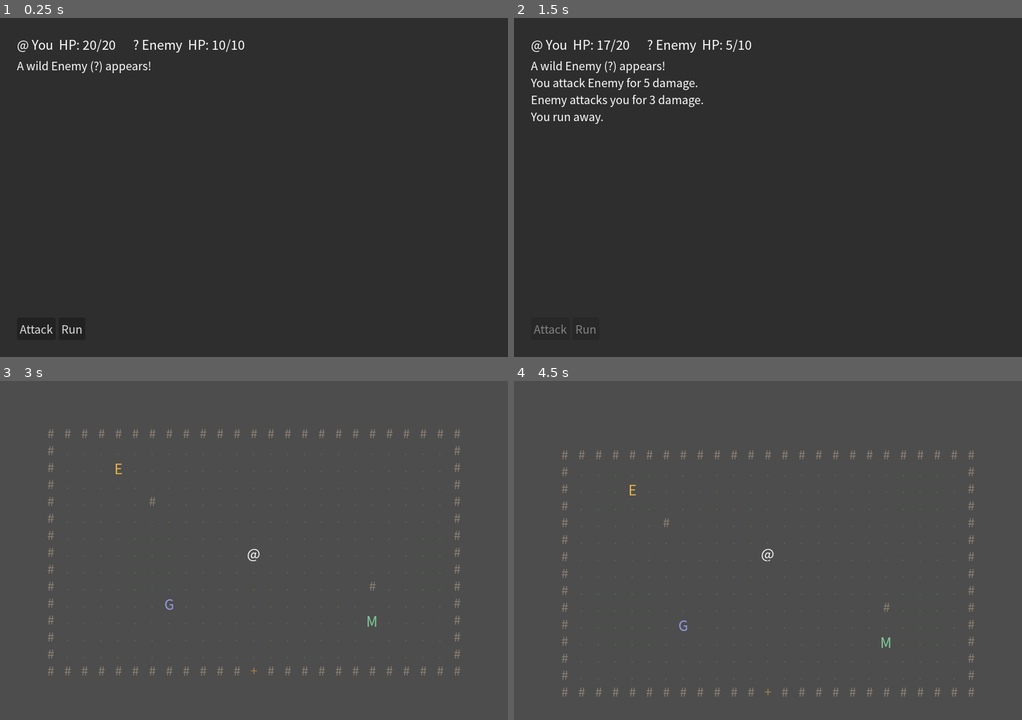
Above: before the commit, frames 1-4 (two rows, left to right).
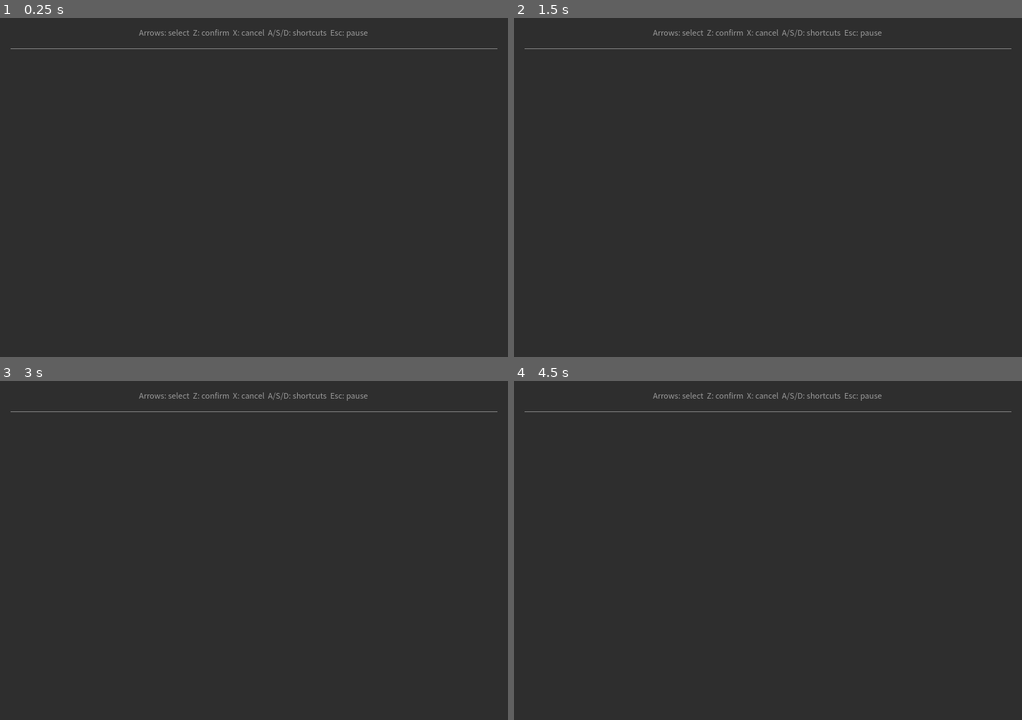
Above: after the commit, the same moments.

Repository: jchans/agent-blank
Game: Godot game, scene res://scenes/Battle.tscn
The game is run twice, just before and just after one commit, with the same random seed, the same clock (stepped at 60 frames per second) and the same inputs. This scene is started directly instead of the project's main scene.
Inputs (mouse positions are in pixels of both pictures, inside the frame that each line leads up to):
- Up to frame 1 (0.25 s): no input
- Up to frame 2 (1.5 s): click (549, 329) at 0.5 s, where only the run before the commit has a clickable "Attack"; click (585, 329) at 1.25 s, where only the run before the commit has a clickable "Run"
- Up to frame 3 (3 s): tap Enter (ui_accept) at 2, 2.27, 2.3, 2.57, 2.75, 2.85 s; hold D 2.03-2.78 s; tap X at 2.1 s; hold S from 2.78 s (still down)
- Up to frame 4 (4.5 s): tap Enter (ui_accept) at 3.02, 3.32, 3.5, 3.8, 4.25 s; tap X at 3.05, 3.6 s; release S at 3.53 s; hold D 3.53-4.28 s; hold Up from 4.28 s (still down); tap Z at 4.35 s

The runs differ from the first frame. In frame 1, 1.2% of the frame differs, in the area x 2-98%, y 3-94%; in frame 2, 2.0%; in frame 3, 100%, in the area x 0-100%, y 0-100%; in frame 4, 100%.
Error after the commit: Invalid assignment of property or key 'text' with value of type 'String' on a base object of type 'null instance'. (res://scripts/battle.gd:28)

Commit message:
Rebuild Battle.tscn UI: enemy/party rows, ActionMenu, CombatantView
ActionMenu.tscn/action_menu.gd: SNES-FF-style Attack/Skill/Defend/Run
menu with skill and target submenus, ported from KaomojiBattle's
scripts/ui/ActionMenu.gd. CombatantView.tscn/combatant_view.gd: one
combatant's kaomoji + name + HP/RP display plus lunge/hit-reaction/
victory-dance Tween animations, sized down for this project's fixed
720x480 window. Battle.tscn rebuilt around these instead of the old
single-status-line layout, reusing this project's existing dark Panel
theme and CJK font rather than the reference's own visual chrome.

Co-Authored-By: Claude Sonnet 5 <noreply@anthropic.com>
Claude-Session: https://claude.ai/code/session_01B8mavScj3YuN7uiXtDRfcj

Diff:
--- /dev/null
+++ b/scenes/ActionMenu.tscn
@@ -0,0 +1,37 @@
+[gd_scene load_steps=2 format=3]
+
+[ext_resource type="Script" path="res://scripts/action_menu.gd" id="1"]
+
+[node name="ActionMenu" type="VBoxContainer"]
+custom_minimum_size = Vector2(0, 78)
+layout_mode = 2
+size_flags_horizontal = 3
+theme_override_constants/separation = 4
+script = ExtResource("1")
+
+[node name="PromptLabel" type="RichTextLabel" parent="."]
+custom_minimum_size = Vector2(0, 22)
+layout_mode = 2
+bbcode_enabled = true
+fit_content = true
+scroll_active = false
+theme_override_font_sizes/normal_font_size = 14
+theme_override_font_sizes/bold_font_size = 14
+text = "Choose an action"
+
+[node name="MainBox" type="HBoxContainer" parent="."]
+layout_mode = 2
+alignment = 1
+theme_override_constants/separation = 8
+
+[node name="SkillBox" type="HBoxContainer" parent="."]
+layout_mode = 2
+alignment = 1
+theme_override_constants/separation = 8
+visible = false
+
+[node name="TargetBox" type="HBoxContainer" parent="."]
+layout_mode = 2
+alignment = 1
+theme_override_constants/separation = 8
+visible = false
--- a/scenes/Battle.tscn
+++ b/scenes/Battle.tscn
@@ -1,6 +1,8 @@
-[gd_scene load_steps=2 format=3]
+[gd_scene load_steps=4 format=3]
 
 [ext_resource type="Script" path="res://scripts/battle.gd" id="1"]
+[ext_resource type="PackedScene" path="res://scenes/ActionMenu.tscn" id="2"]
+[ext_resource type="PackedScene" path="res://scenes/CombatantView.tscn" id="3"]
 
 [node name="Battle" type="Node2D"]
 script = ExtResource("1")
@@ -15,36 +17,49 @@
 layout_mode = 1
 anchor_right = 1.0
 anchor_bottom = 1.0
-theme_override_constants/margin_left = 24
-theme_override_constants/margin_top = 24
-theme_override_constants/margin_right = 24
-theme_override_constants/margin_bottom = 24
+theme_override_constants/margin_left = 16
+theme_override_constants/margin_top = 12
+theme_override_constants/margin_right = 16
+theme_override_constants/margin_bottom = 12
 
 [node name="VBoxContainer" type="VBoxContainer" parent="UI/Panel/MarginContainer"]
 layout_mode = 2
+theme_override_constants/separation = 6
 
-[node name="StatusLabel" type="Label" parent="UI/Panel/MarginContainer/VBoxContainer"]
+[node name="HintLabel" type="Label" parent="UI/Panel/MarginContainer/VBoxContainer"]
 layout_mode = 2
-theme_override_font_sizes/font_size = 18
-text = "Status"
+horizontal_alignment = 1
+theme_override_font_sizes/font_size = 11
+theme_override_colors/font_color = Color(0.6, 0.6, 0.6, 1)
+text = "Arrows: select  Z: confirm  X: cancel  A/S/D: shortcuts  Esc: pause"
 
-[node name="LogLabel" type="RichTextLabel" parent="UI/Panel/MarginContainer/VBoxContainer"]
+[node name="EnemyRow" type="HBoxContainer" parent="UI/Panel/MarginContainer/VBoxContainer"]
 layout_mode = 2
-custom_minimum_size = Vector2(0, 260)
-size_flags_vertical = 3
-bbcode_enabled = false
-scroll_following = true
+alignment = 1
+theme_override_constants/separation = 16
 
-[node name="ActionsContainer" type="HBoxContainer" parent="UI/Panel/MarginContainer/VBoxContainer"]
+[node name="HSeparator1" type="HSeparator" parent="UI/Panel/MarginContainer/VBoxContainer"]
 layout_mode = 2
 
-[node name="AttackButton" type="Button" parent="UI/Panel/MarginContainer/VBoxContainer/ActionsContainer"]
+[node name="PartyRow" type="HBoxContainer" parent="UI/Panel/MarginContainer/VBoxContainer"]
 layout_mode = 2
-text = "Attack"
+alignment = 1
+theme_override_constants/separation = 12
 
-[node name="RunButton" type="Button" parent="UI/Panel/MarginContainer/VBoxContainer/ActionsContainer"]
+[node name="LogScroll" type="ScrollContainer" parent="UI/Panel/MarginContainer/VBoxContainer"]
+custom_minimum_size = Vector2(0, 128)
 layout_mode = 2
-text = "Run"
+size_flags_vertical = 3
+horizontal_scroll_mode = 0
 
-[connection signal="pressed" from="UI/Panel/MarginContainer/VBoxContainer/ActionsContainer/AttackButton" to="." method="_on_attack_button_pressed"]
-[connection signal="pressed" from="UI/Panel/MarginContainer/VBoxContainer/ActionsContainer/RunButton" to="." method="_on_run_button_pressed"]
+[node name="LogLabel" type="RichTextLabel" parent="UI/Panel/MarginContainer/VBoxContainer/LogScroll"]
+layout_mode = 2
+size_flags_horizontal = 3
+bbcode_enabled = true
+fit_content = true
+scroll_active = false
+autowrap_mode = 3
+theme_override_font_sizes/normal_font_size = 13
+
+[node name="ActionMenu" parent="UI/Panel/MarginContainer/VBoxContainer" instance=ExtResource("2")]
+layout_mode = 2
--- /dev/null
+++ b/scenes/CombatantView.tscn
@@ -0,0 +1,39 @@
+[gd_scene load_steps=2 format=3]
+
+[ext_resource type="Script" path="res://scripts/combatant_view.gd" id="1"]
+
+[node name="CombatantView" type="Control"]
+custom_minimum_size = Vector2(92, 66)
+layout_mode = 2
+size_flags_horizontal = 4
+size_flags_vertical = 4
+script = ExtResource("1")
+
+[node name="VBox" type="VBoxContainer" parent="."]
+layout_mode = 2
+alignment = 1
+theme_override_constants/separation = 0
+
+[node name="KaomojiLabel" type="Label" parent="VBox"]
+layout_mode = 2
+horizontal_alignment = 1
+theme_override_font_sizes/font_size = 18
+text = "(・ω・)"
+
+[node name="NameLabel" type="Label" parent="VBox"]
+layout_mode = 2
+horizontal_alignment = 1
+theme_override_font_sizes/font_size = 12
+text = "???【武】"
+
+[node name="HPLabel" type="Label" parent="VBox"]
+layout_mode = 2
+horizontal_alignment = 1
+theme_override_font_sizes/font_size = 12
+text = "HP 0/0"
+
+[node name="RPLabel" type="Label" parent="VBox"]
+layout_mode = 2
+horizontal_alignment = 1
+theme_override_font_sizes/font_size = 12
+text = "RP 0/0"
--- /dev/null
+++ b/scripts/action_menu.gd
@@ -0,0 +1,126 @@
+extends Control
+class_name ActionMenu
+
+## SNES-FF-style command menu: main (Attack/Skill/Defend/Run) -> skill
+## submenu -> target submenu. Async: pick_action() awaits the player.
+## Ported from the KaomojiBattle prototype's scripts/ui/ActionMenu.gd.
+##
+## Keyboard scheme: this project's Controls autoload already adds Z to
+## the built-in ui_accept action, so a focused Button's `pressed` fires on
+## Z for free (same as every other Button-based screen in this project —
+## dialogue choices, pause menu) with no manual handling needed here.
+## X (cancel/back) and the A/S/D main-menu shortcuts have no built-in
+## Button behavior, so those are still handled manually below, same as
+## the reference. Run has no shortcut on purpose, so fleeing always takes
+## a deliberate press.
+
+signal choice_made(data: Dictionary)
+
+@onready var prompt_label: RichTextLabel = $PromptLabel
+@onready var main_box: HBoxContainer = $MainBox
+@onready var skill_box: HBoxContainer = $SkillBox
+@onready var target_box: HBoxContainer = $TargetBox
+
+var _actor: CombatantStats
+var _enemies: Array[CombatantStats] = []
+var _allies: Array[CombatantStats] = []
+var _back: Callable = Callable()
+
+func _ready() -> void:
+	visible = false
+
+func _unhandled_input(event: InputEvent) -> void:
+	if not visible or not (event is InputEventKey) or not event.pressed or event.echo:
+		return
+	match event.keycode:
+		KEY_X:
+			if _back.is_valid():
+				_back.call()
+		KEY_A:
+			if main_box.visible:
+				_show_target(_enemies, func(t): choice_made.emit({"type": "attack", "target": t}), _show_main.bind(_enemies, _allies))
+		KEY_S:
+			if main_box.visible and not _actor.skills.is_empty():
+				_show_skills(_enemies, _allies)
+		KEY_D:
+			if main_box.visible:
+				choice_made.emit({"type": "defend"})
+		_:
+			return
+	get_viewport().set_input_as_handled()
+
+func _clear_box(box: Container) -> void:
+	for child in box.get_children():
+		child.queue_free()
+
+func _add_button(box: Container, text: String, callback: Callable) -> Button:
+	var b := Button.new()
+	b.text = text
+	b.pressed.connect(callback)
+	box.add_child(b)
+	return b
+
+## Shows the menu, waits for the player to fully choose an action, and
+## returns it as {type: "attack"|"skill"|"defend"|"run", skill?: Skill, target?: CombatantStats}.
+func pick_action(actor: CombatantStats, enemies: Array[CombatantStats], allies: Array[CombatantStats]) -> Dictionary:
+	_actor = actor
+	_enemies = enemies
+	_allies = allies
+	visible = true
+	_show_main(enemies, allies)
+	var result: Dictionary = await choice_made
+	visible = false
+	return result
+
+func _show_main(enemies: Array[CombatantStats], allies: Array[CombatantStats]) -> void:
+	main_box.visible = true
+	skill_box.visible = false
+	target_box.visible = false
+	_back = Callable()
+	prompt_label.text = "[center][b][color=#%s]%s[/color][/b] %s[/center]" % [_actor.log_color.to_html(false), _actor.localized_name(), Localization.t("battle.turn_prompt")]
+	_clear_box(main_box)
+	var attack_btn := _add_button(main_box, Localization.t("battle.action_attack"), func(): _show_target(enemies, func(t): choice_made.emit({"type": "attack", "target": t}), _show_main.bind(enemies, allies)))
+	if not _actor.skills.is_empty():
+		_add_button(main_box, Localization.t("battle.action_skill"), func(): _show_skills(enemies, allies))
+	_add_button(main_box, Localization.t("battle.action_defend"), func(): choice_made.emit({"type": "defend"}))
+	_add_button(main_box, Localization.t("battle.action_run"), func(): choice_made.emit({"type": "run"}))
+	attack_btn.grab_focus()
+
+func _show_skills(enemies: Array[CombatantStats], allies: Array[CombatantStats]) -> void:
+	main_box.visible = false
+	skill_box.visible = true
+	_back = _show_main.bind(enemies, allies)
+	prompt_label.text = "[center][b]%s[/b][/center]" % Localization.t("battle.choose_skill")
+	_clear_box(skill_box)
+	var first_button: Button
+	for s in _actor.skills:
+		var skill: Skill = s
+		var affordable := _actor.current_rp >= skill.rp_cost
+		var b := _add_button(skill_box, "%s (RP%d)" % [skill.localized_name(), skill.rp_cost], func():
+			var pool := allies if skill.targets_ally else enemies
+			_show_target(pool, func(t): choice_made.emit({"type": "skill", "skill": skill, "target": t}), _show_skills.bind(enemies, allies))
+		)
+		b.tooltip_text = skill.localized_description()
+		b.disabled = not affordable
+		if first_button == null:
+			first_button = b
+	var back_btn := _add_button(skill_box, Localization.t("battle.action_back"), func(): _show_main(enemies, allies))
+	(first_button if first_button else back_btn).grab_focus()
+
+func _show_target(pool: Array[CombatantStats], on_pick: Callable, back_to: Callable) -> void:
+	main_box.visible = false
+	skill_box.visible = false
+	target_box.visible = true
+	_back = back_to
+	prompt_label.text = "[center][b]%s[/b][/center]" % Localization.t("battle.choose_target")
+	_clear_box(target_box)
+	var first_button: Button
+	for t in pool:
+		var target: CombatantStats = t
+		if not target.is_alive():
+			continue
+		var b := _add_button(target_box, target.localized_name(), func(): on_pick.call(target))
+		if first_button == null:
+			first_button = b
+	var back_btn := _add_button(target_box, Localization.t("battle.action_back"), back_to)
+	(first_button if first_button else back_btn).grab_focus()
--- /dev/null
+++ b/scripts/combatant_view.gd
@@ -0,0 +1,99 @@
+extends Control
+class_name CombatantView
+
+## Visual representation of one combatant in battle: a kaomoji glyph +
+## name + HP/RP. Ported from the KaomojiBattle prototype's
+## scripts/ui/CombatantView.gd, sized down to fit this project's fixed
+## 720x480 window (KaomojiBattle's own window is 1152x648) and using
+## Localization/CombatantStats' bilingual fields instead of a Resource's
+## raw display_name.
+
+@onready var vbox: VBoxContainer = $VBox
+@onready var kaomoji_label: Label = $VBox/KaomojiLabel
+@onready var name_label: Label = $VBox/NameLabel
+@onready var hp_label: Label = $VBox/HPLabel
+@onready var rp_label: Label = $VBox/RPLabel
+
+var stats: CombatantStats
+var _base_pos: Vector2
+var _pos_tween: Tween
+
+func _ready() -> void:
+	_base_pos = vbox.position
+
+func setup(s: CombatantStats) -> void:
+	stats = s
+	name_label.text = "%s【%s】" % [s.localized_name(), s.weapon_symbol]
+	name_label.add_theme_color_override("font_color", s.log_color)
+	name_label.tooltip_text = s.localized_weapon_name()
+	kaomoji_label.add_theme_color_override("font_color", s.log_color)
+	set_state("idle")
+	refresh()
+
+func set_state(state_key: String) -> void:
+	kaomoji_label.text = Kaomoji.get_glyph(state_key)
+
+func refresh() -> void:
+	if stats == null:
+		return
+	hp_label.text = "HP %d/%d" % [max(stats.current_hp, 0), stats.get_max_hp()]
+	if stats.max_rp > 0:
+		rp_label.text = "RP %d/%d" % [stats.current_rp, stats.max_rp]
+		rp_label.visible = true
+	else:
+		rp_label.visible = false
+	modulate = Color(1, 1, 1, 1) if stats.is_alive() else Color(0.5, 0.5, 0.5, 0.6)
+
+const LUNGE_LEG_DURATION := 0.12
+const LUNGE_DURATION := LUNGE_LEG_DURATION * 2.0
+
+## Nudges the kaomoji toward `direction` and back — the attack/cast lunge.
+func play_lunge(direction: Vector2) -> void:
+	if direction.length() < 0.001:
+		return
+	var offset := direction.normalized() * 16.0
+	_restart_pos_tween()
+	_pos_tween.tween_property(vbox, "position", _base_pos + offset, LUNGE_LEG_DURATION).set_trans(Tween.TRANS_SINE).set_ease(Tween.EASE_OUT)
+	_pos_tween.tween_property(vbox, "position", _base_pos, LUNGE_LEG_DURATION).set_trans(Tween.TRANS_SINE).set_ease(Tween.EASE_IN)
+
+## Recoils away from the attacker — the hit-reaction "impact" beat. Waits
+## for the attacker's own lunge to finish landing first, so the knockback
+## reads as a reaction to the hit rather than happening at the same time.
+## `away_direction` unset/zero-length (no known attacker) falls back to an
+## in-place rattle.
+func play_hit_reaction(away_direction: Vector2 = Vector2.ZERO) -> void:
+	await get_tree().create_timer(LUNGE_DURATION, false).timeout
+	_restart_pos_tween()
+	if away_direction.length() > 0.001:
+		var knock := away_direction.normalized() * 10.0
+		_pos_tween.tween_property(vbox, "position", _base_pos + knock, 0.06).set_trans(Tween.TRANS_SINE).set_ease(Tween.EASE_OUT)
+		_pos_tween.tween_property(vbox, "position", _base_pos, 0.14).set_trans(Tween.TRANS_SINE).set_ease(Tween.EASE_IN)
+	else:
+		var amp := 6.0
+		for i in range(4):
+			var dx := amp if i % 2 == 0 else -amp
+			_pos_tween.tween_property(vbox, "position", _base_pos + Vector2(dx, 0), 0.03)
+			amp *= 0.55
+		_pos_tween.tween_property(vbox, "position", _base_pos, 0.03)
+
+## Loops a little hop-left/hop-right bounce — the post-victory celebration.
+func play_victory_dance() -> void:
+	_restart_pos_tween()
+	_pos_tween.set_loops()
+	_pos_tween.tween_property(vbox, "position", _base_pos + Vector2(-4, -10), 0.2).set_trans(Tween.TRANS_SINE).set_ease(Tween.EASE_OUT)
+	_pos_tween.tween_property(vbox, "position", _base_pos, 0.16).set_trans(Tween.TRANS_SINE).set_ease(Tween.EASE_IN)
+	_pos_tween.tween_property(vbox, "position", _base_pos + Vector2(4, -10), 0.2).set_trans(Tween.TRANS_SINE).set_ease(Tween.EASE_OUT)
+	_pos_tween.tween_property(vbox, "position", _base_pos, 0.16).set_trans(Tween.TRANS_SINE).set_ease(Tween.EASE_IN)
+
+## Stops whatever position tween is running (lunge/shake/dance) and snaps
+## back to rest — used once the victory hold is over.
+func stop_position_tween() -> void:
+	if _pos_tween and _pos_tween.is_valid():
+		_pos_tween.kill()
+	vbox.position = _base_pos
+
+func _restart_pos_tween() -> void:
+	if _pos_tween and _pos_tween.is_valid():
+		_pos_tween.kill()
+	vbox.position = _base_pos
+	_pos_tween = create_tween()
Not shown, added: scripts/action_menu.gd.uid
Not shown, added: scripts/combatant_view.gd.uid
